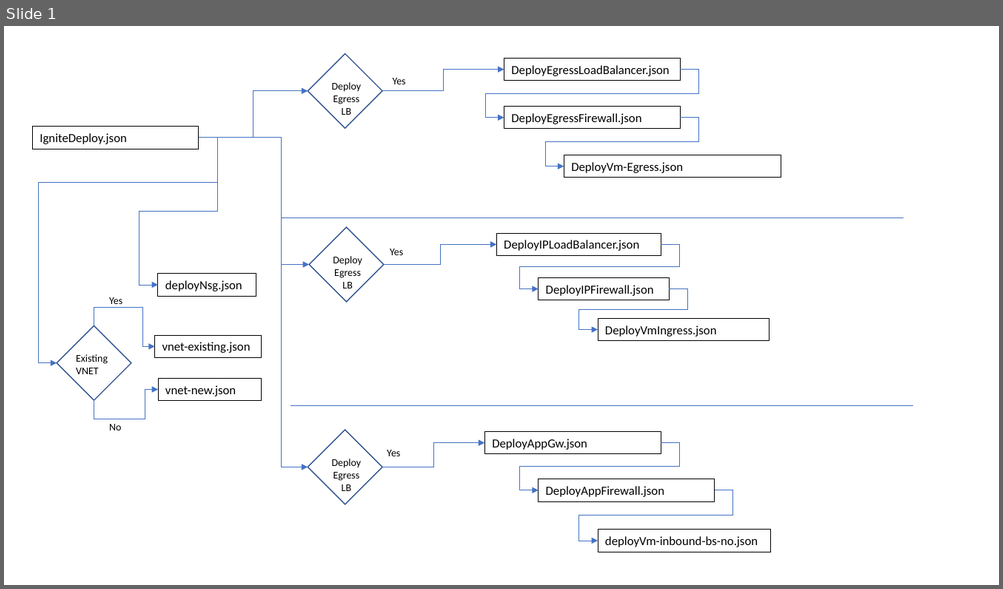
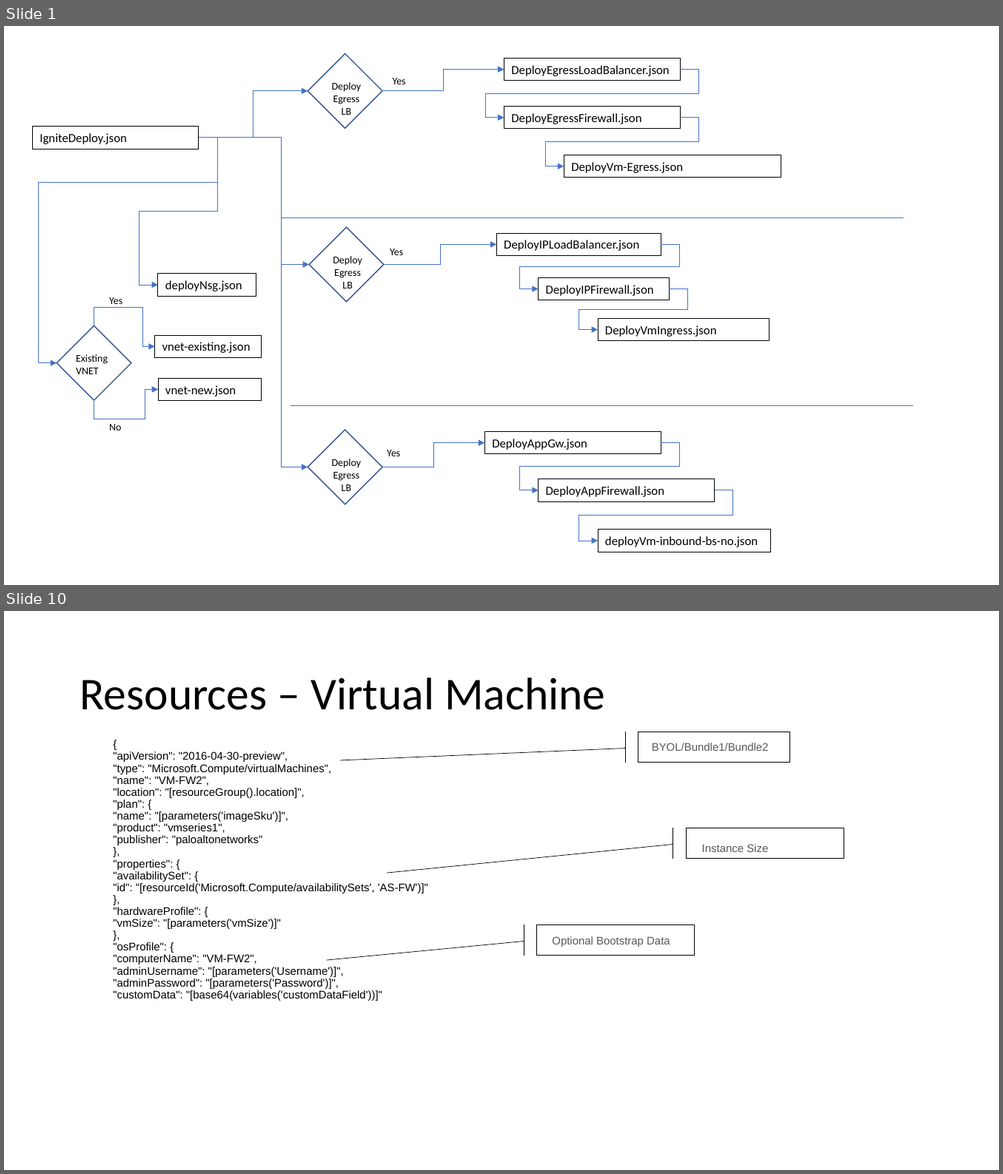
Before and after one commit to jharris10/azure-svcs-hub, a slide deck: template structure.pptx. Shown one above the other, each under a label of ours: slide 1 before the commit, slides 1 and 10 after it; the slides between them are not shown. The pictures are 1003x589 and 1003x1174 pixels, drawn with LibreOffice and Linux fonts; fonts in the diff are those of the drawing. Boxes give left, top, right and bottom in pixels: in the first picture for what was removed or moved away, otherwise in the second. Text is boxed around its words. In the diff, an @@ line names an element or a change of style, - is before the commit and + after.

```diff
--- a/template structure.pptx
+++ b/template structure.pptx
@@ slide 10 added at <box>4,611,999,1170</box>, background #FFFFFF @@
@@ title added at <box>79,678,606,710</box>, 44 pt, text #000000 @@
+Resources – Virtual Machine
@@ accent border callout added at <box>638,732,790,763</box>, outline #000000 0.5 pt @@
@@ text added at <box>652,743,768,751</box>, 10.7 pt, text #595959 @@
+BYOL/Bundle1/Bundle2
@@ text added at <box>113,752,428,1001</box>, 10.7 pt, text #000000 @@
+{
+"apiVersion": "2016-04-30-preview",
+"type": "Microsoft.Compute/virtualMachines",
+"name": "VM-FW2",
+"location": "[resourceGroup().location]",
+"plan": {
+"name": "[parameters('imageSku')]",
+"product": "vmseries1",
+"publisher": "paloaltonetworks"
+},
+"properties": {
+"availabilitySet": {
+"id": "[resourceId('Microsoft.Compute/availabilitySets', 'AS-FW')]"
+},
+"hardwareProfile": {
+"vmSize": "[parameters('vmSize')]"
+},
+"osProfile": {
+"computerName": "VM-FW2",
+"adminUsername": "[parameters('Username')]",
+"adminPassword": "[parameters('Password')]",
+"customData": "[base64(variables('customDataField'))]"
@@ accent border callout added at <box>686,828,843,859</box>, outline #000000 0.5 pt @@
@@ text added at <box>702,844,768,852</box>, 10.7 pt, text #595959 @@
+Instance Size
@@ accent border callout added at <box>537,925,694,956</box>, outline #000000 0.5 pt @@
@@ text added at <box>552,937,670,947</box>, 10.7 pt, text #595959 @@
+Optional Bootstrap Data
```
Also in this commit, not shown: 10 other slides added.
